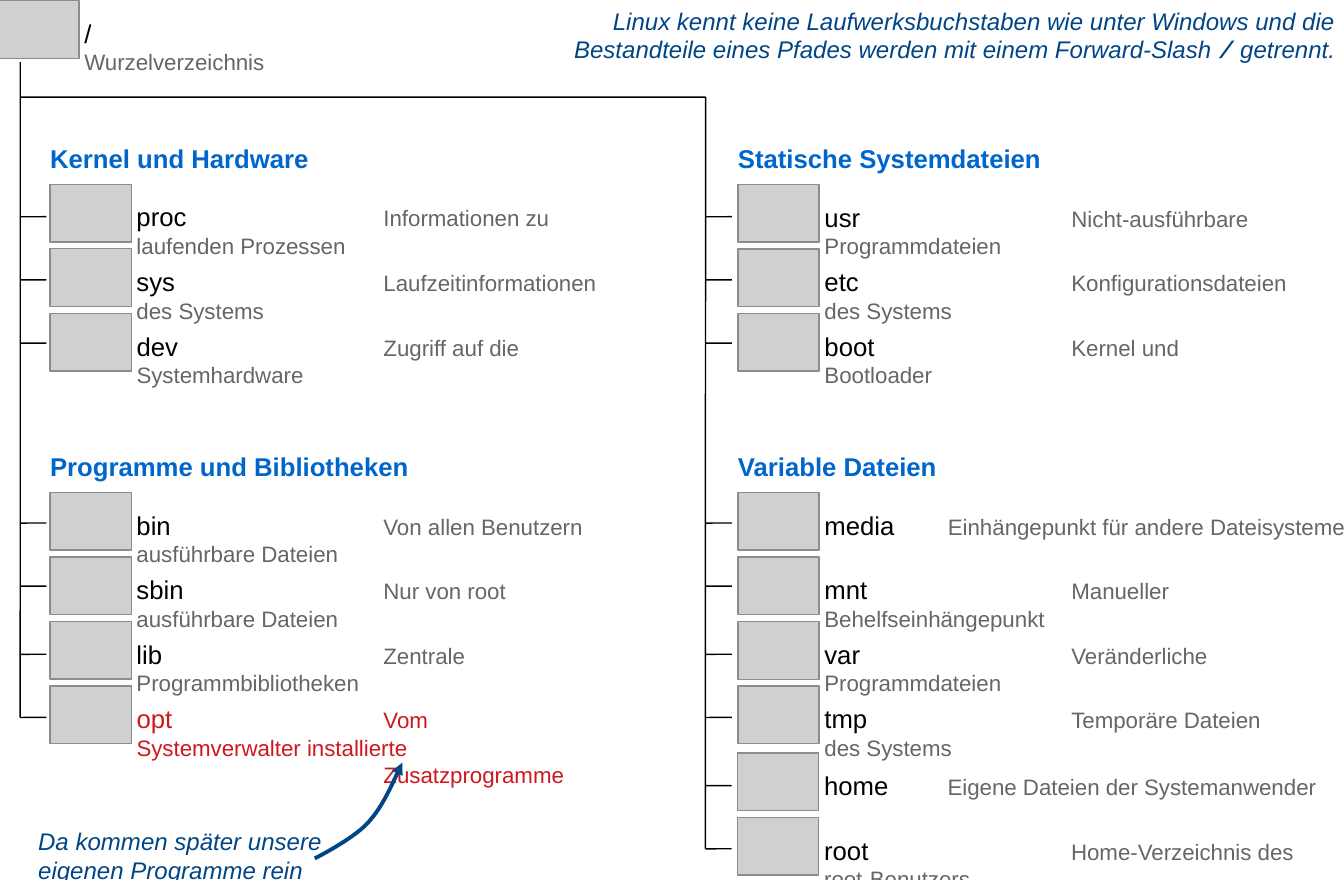
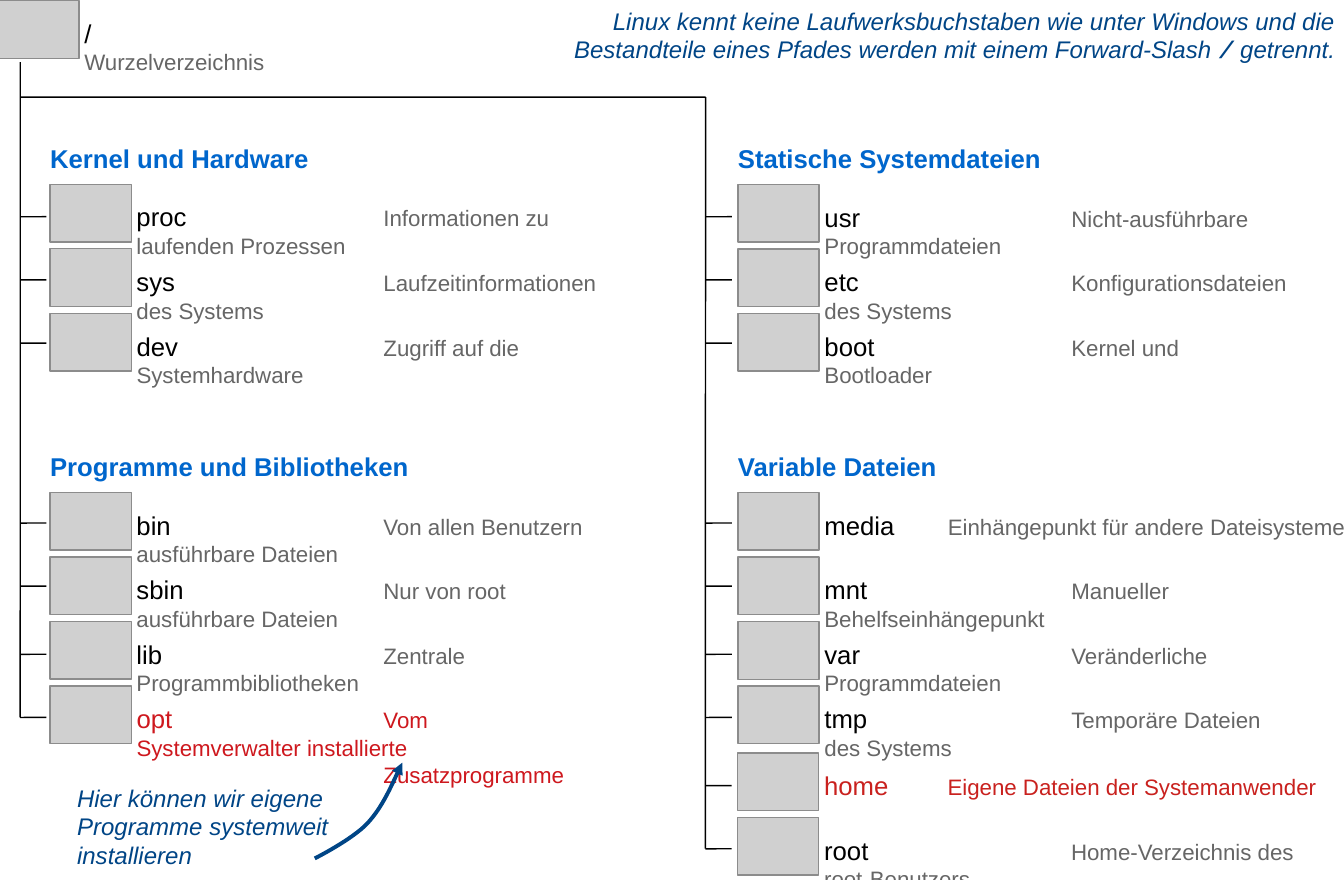
Before and after one commit to DennisSchulmeister/dhbwka-mt-iot-folien, a slide deck: slide 1 of 20-linuxpython/img/fhs-verzeichnisse.odp. Drawn at 1344x880 pixels with LibreOffice and Linux fonts; fonts in the diff are those of the drawing; grey boxes stand for pictures. Boxes give left, top, right and bottom in pixels: in the first picture for what was removed or moved away, otherwise in the second. Text is boxed around its words. In the diff, an @@ line names an element or a change of style, - is before the commit and + after.

```diff
--- a/20-linuxpython/img/fhs-verzeichnisse.odp
+++ b/20-linuxpython/img/fhs-verzeichnisse.odp
@@ text "home Eigene Dateien der Systemanwender" at [824, 776, 1316, 800]: text colour #000000 to #C9211E in "home"; text colour #666666 to #C9211E in "Eigene Dateien der Systemanwender" @@
@@ text at [77, 789, 328, 865]: text changed @@
-Da kommen später unsere eigenen Programme rein
+Hier können wir eigene Programme systemweit installieren
```
Also in this commit, not shown: 1 other file.
